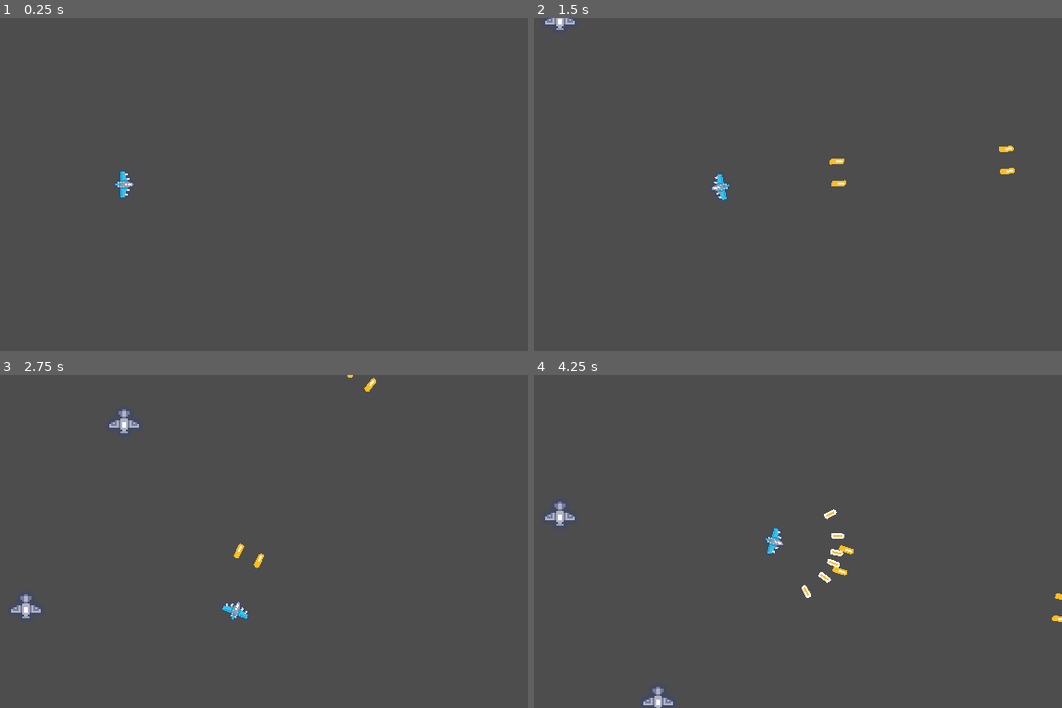
Above: before the commit, frames 1-4 (two rows, left to right).
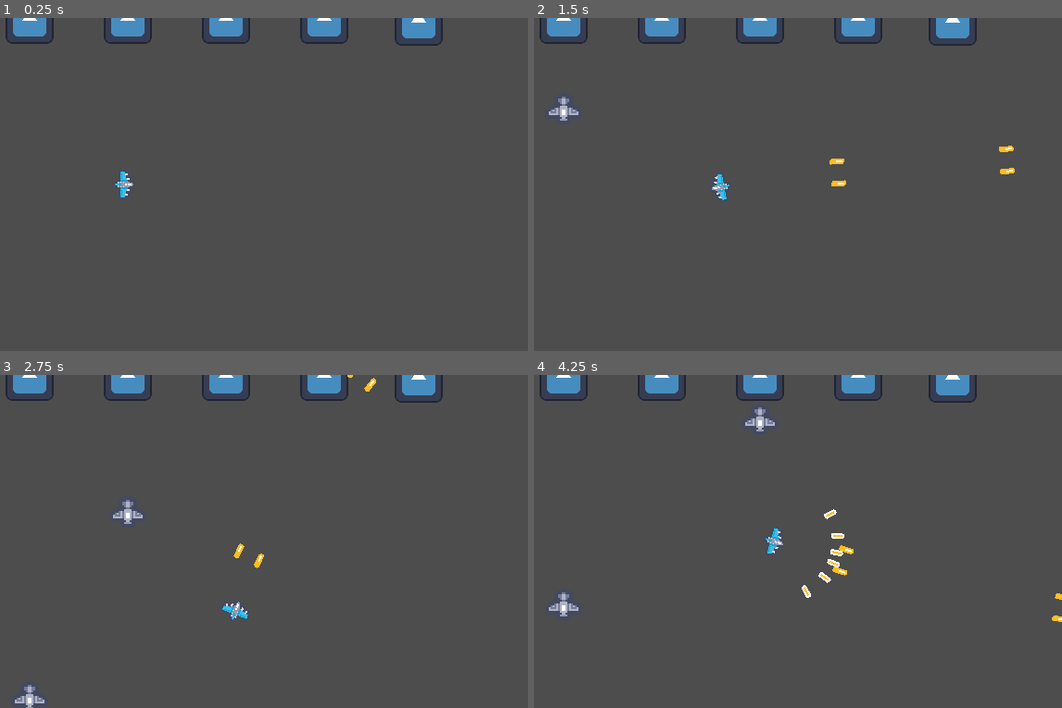
Above: after the commit, the same moments.

Repository: Deathofmatrix/23T3_GPG213_SHMUP
Game: Godot game, scene res://levels/main.tscn
Two runs of this game, one before a commit and one after it. Both use one fixed random seed, a clock stepped at 60 frames per second and the inputs below. The engine's default icon, where the game draws it, is replaced by a stand-in: a white triangle on a blue panel in a dark square.
Inputs (mouse positions are in pixels of both pictures, inside the frame that each line leads up to):
- Up to frame 1 (0.25 s): no input
- Up to frame 2 (1.5 s): tap Enter at 0.5 s; move the mouse to (898, 167) at 0.52 s; press the mouse at (898, 167) at 0.53 s; hold D (right) 0.53-1.28 s; move the mouse to (644, 201) at 1.27 s; release the mouse at (644, 201) at 1.28 s; hold S (down) from 1.28 s (still down); right-click (644, 201) at 1.35 s
- Up to frame 3 (2.75 s): move the mouse to (290, 468) at 2.02 s; release S (down) at 2.03 s; press the mouse at (290, 468) at 2.03 s; hold D (right) from 2.03 s (still down)
- Up to frame 4 (4.25 s): move the mouse to (734, 608) at 2.77 s; release D (right) at 2.78 s; release the mouse at (734, 608) at 2.78 s; hold W (up) 2.78-3.53 s; right-click (734, 608) at 2.85 s; move the mouse to (945, 591) at 3.52 s; press the mouse at (945, 591) at 3.53 s; hold A (left) from 3.53 s (still down)

The runs differ from the first frame. In frame 1, 2.2% of the frame differs, in the area x 1-84%, y 0-9%; in frame 2, 2.4%; in frame 3, 2.9%, in the area x 1-84%, y 0-100%; in frame 4, 2.9%.

Commit message:
fixed the spawner

Diff:
--- a/bullets/shotgun_bullet.gd
+++ b/bullets/shotgun_bullet.gd
@@ -12,4 +12,4 @@
 	#Similar to get_node, but does not log an error if path does not point to a valid Node.
 
 	if child_node != null and child_node.has_method("handle_damage"):
-			child_node.handle_damage(10)
+		child_node.handle_damage(10)
--- /dev/null
+++ b/global_events.gd
@@ -0,0 +1,3 @@
+extends Node
+
+signal test_signal
--- a/levels/main.tscn
+++ b/levels/main.tscn
@@ -11,4 +11,4 @@
 [node name="Camera2D" type="Camera2D" parent="."]
 
 [node name="obstacle_spawner" parent="." instance=ExtResource("2_24k8o")]
-position = Vector2(-82, -69)
+position = Vector2(-162, -89)
--- a/obstacles/obstacle.gd
+++ b/obstacles/obstacle.gd
@@ -7,3 +7,7 @@
 	var direction = Vector2(0,1)
 	velocity = direction * movement_speed
 	move_and_slide()
+
+#
+#func _on_health_system_killed():
+#	queue_free()
--- a/obstacles/obstacle.tscn
+++ b/obstacles/obstacle.tscn
@@ -21,3 +21,5 @@
 [node name="HealthSystem" parent="." instance=ExtResource("3_u1yun")]
 max_health = 20
 wait_time = 0.01
+
+[connection signal="killed" from="HealthSystem" to="." method="_on_health_system_killed"]
--- a/obstacle_spawner.gd
+++ b/obstacles/obstacle_spawner.gd
@@ -3,13 +3,20 @@
 @export var current_obstacle_speed = 100
 
 var obstacle_scene: PackedScene = preload("res://obstacles/obstacle.tscn")
+var obstacle_start_pos: Array
+
+func _ready():
+	obstacle_start_pos = %Markers.get_children()
+	for i in %Markers.get_children():
+		print (i.global_position)
+
 
 func create_obstacle():
-	var obstacle_start_pos = $Markers.get_children()
+
 	var selected_position = obstacle_start_pos[randi() % obstacle_start_pos.size()]
 	var obstacle = obstacle_scene.instantiate() as CharacterBody2D
-	obstacle.position = selected_position.global_position
-#	print(selected_position)
+	obstacle.position = selected_position.position
+	print(selected_position.global_position)
 	add_child(obstacle)
 
 
--- a/obstacles/obstacle_spawner.tscn
+++ b/obstacles/obstacle_spawner.tscn
@@ -1,28 +1,51 @@
-[gd_scene load_steps=2 format=3 uid="uid://cq61d13iqc062"]
+[gd_scene load_steps=3 format=3 uid="uid://cq61d13iqc062"]
 
-[ext_resource type="Script" path="res://obstacle_spawner.gd" id="1_83b1x"]
+[ext_resource type="Script" path="res://obstacles/obstacle_spawner.gd" id="1_iv8oc"]
+[ext_resource type="Texture2D" uid="uid://dvpqs4dayer11" path="res://icon.svg" id="2_7cs5f"]
 
 [node name="obstacle_spawner" type="Node2D"]
-script = ExtResource("1_83b1x")
+script = ExtResource("1_iv8oc")
 
 [node name="CreationTimer" type="Timer" parent="."]
 autostart = true
 
 [node name="Markers" type="Node2D" parent="."]
+unique_name_in_owner = true
 
 [node name="Marker2D" type="Marker2D" parent="Markers"]
 position = Vector2(53, 0)
 
+[node name="Sprite2D" type="Sprite2D" parent="Markers/Marker2D"]
+scale = Vector2(0.2, 0.2)
+texture = ExtResource("2_7cs5f")
+
 [node name="Marker2D2" type="Marker2D" parent="Markers"]
 position = Vector2(106, 0)
+
+[node name="Sprite2D" type="Sprite2D" parent="Markers/Marker2D2"]
+scale = Vector2(0.2, 0.2)
+texture = ExtResource("2_7cs5f")
 
 [node name="Marker2D3" type="Marker2D" parent="Markers"]
 position = Vector2(159, 0)
 
+[node name="Sprite2D" type="Sprite2D" parent="Markers/Marker2D3"]
+scale = Vector2(0.2, 0.2)
+texture = ExtResource("2_7cs5f")
+
 [node name="Marker2D4" type="Marker2D" parent="Markers"]
 position = Vector2(212, 0)
 
+[node name="Sprite2D" type="Sprite2D" parent="Markers/Marker2D4"]
+scale = Vector2(0.2, 0.2)
+texture = ExtResource("2_7cs5f")
+
 [node name="Marker2D5" type="Marker2D" parent="Markers"]
-position = Vector2(263, 1)
+position = Vector2(263, 0)
+
+[node name="Sprite2D3" type="Sprite2D" parent="Markers/Marker2D5"]
+position = Vector2(0, 1)
+scale = Vector2(0.2, 0.2)
+texture = ExtResource("2_7cs5f")
 
 [connection signal="timeout" from="CreationTimer" to="." method="_on_creation_timer_timeout"]
--- a/player/player.gd
+++ b/player/player.gd
@@ -9,6 +9,7 @@
 
 func _ready():
 	weapons.append(current_weapons.get_child(0))
+	movement_data._testing()
 
 func _process(_delta):
 	if Input.is_action_just_pressed("secondary_action"):
--- a/health_system.gd
+++ b/player/resources/health_system.gd
@@ -25,6 +25,7 @@
 # presently nil functionality
 func kill():
 	print("killed")
+	get_parent().queue_free()
 
 
 # handles the health of the node it's on
--- a/player/resources/health_system.tscn
+++ b/player/resources/health_system.tscn
@@ -1,9 +1,9 @@
 [gd_scene load_steps=2 format=3 uid="uid://b0ip1ow4i64ql"]
 
-[ext_resource type="Script" path="res://health_system.gd" id="1_tucja"]
+[ext_resource type="Script" path="res://player/resources/health_system.gd" id="1_xbv1f"]
 
 [node name="HealthSystem" type="Node2D"]
-script = ExtResource("1_tucja")
+script = ExtResource("1_xbv1f")
 
 [node name="InvulnerabilityTimer" type="Timer" parent="."]
 one_shot = true
--- a/player/resources/movement_data.gd
+++ b/player/resources/movement_data.gd
@@ -4,3 +4,7 @@
 @export var max_speed = 1000
 @export var acceleration = 200
 @export var friction = 200
+
+
+func _testing():
+	print("hello world")
--- /dev/null
+++ b/player/resources/player_movement_fast.tres
@@ -0,0 +1,9 @@
+[gd_resource type="Resource" script_class="MovementData" load_steps=2 format=3 uid="uid://bhl0vt15r5q6p"]
+
+[ext_resource type="Script" path="res://player/resources/movement_data.gd" id="1_3eabt"]
+
+[resource]
+script = ExtResource("1_3eabt")
+max_speed = 1000
+acceleration = 200
+friction = 200
--- a/project.godot
+++ b/project.godot
@@ -14,6 +14,10 @@
 run/main_scene="res://levels/main.tscn"
 config/features=PackedStringArray("4.1", "Mobile")
 config/icon="res://icon.svg"
+
+[autoload]
+
+GlobalEvents="*res://global_events.gd"
 
 [display]
 
Binary file added: tilemaps/ships.png
Not shown, added: tilemaps/ships.png.import
